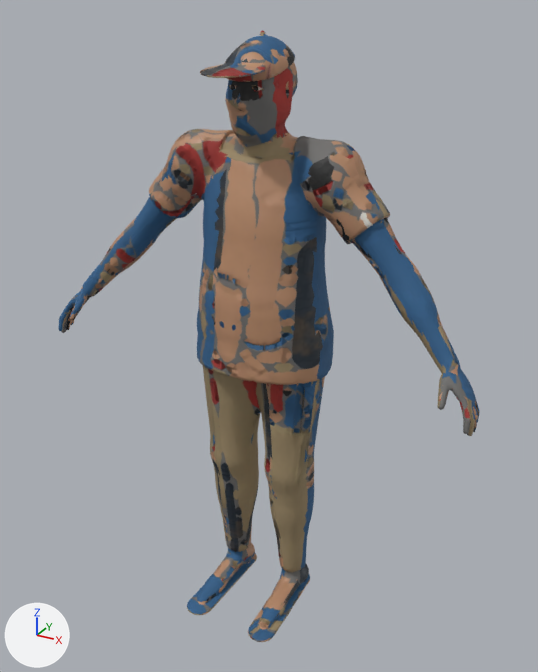
A saved change to the glTF model assets/models/npc/chu_sau.glb.
Camera for both pictures: a 50 mm camera at (0.956, -1.701, 1.732) aimed at (0.024, -0.006, 0.885). Lighting does not change. The marker at lower left points along +X, +Y and +Z. The picture after the commit comes second. Vertices at exactly the same position are counted once.

In view in the first picture: 'Body' and 1 more.
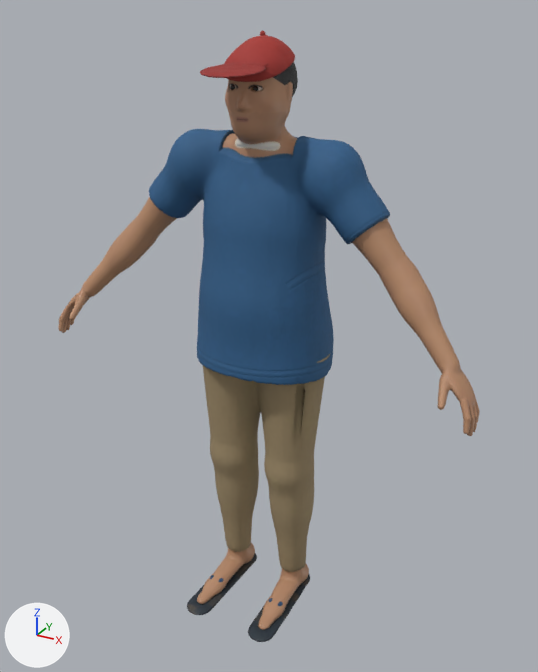
Boxes [x1, y1, x2, y2] around the edits, measured in the pictures (538 x 672 px; the box of a moved part takes in the faces that stretch with it):
part 1 of me_chu_sau_body, moved or reshaped
    before: [62, 63, 470, 583]
    after: [59, 48, 474, 610]
part 2 of me_chu_sau_body, surface changed
    both: [59, 31, 480, 642]

Patch to the scene script:
```diff
--- a/assets/models/npc/chu_sau.glb.py
+++ b/assets/models/npc/chu_sau.glb.py
@@ me_chu_sau_body @@
 me_chu_sau_body.from_pydata(...)  # 8494 vertices, 17000 faces; spans x -0.65..0.65, y -0.25..0.17, z 0.0..1.68
 # used by ob_body; location = (0.0, 0.0, 0.0)
+# me_chu_sau_body part 1: 144 vertices moved within x -0.64..0.63, y -0.15..0.11, z 0.01..1.61; 406 vertices removed from x -0.64..0.48, y -0.23..0.14, z 0.0..1.61; 406 vertices added at x -0.64..0.64, y -0.24..0.14, z 0.0..1.65
+# me_chu_sau_body part 2: 14066 kept faces spanning x -0.65..0.65, y -0.25..0.17, z 0.0..1.68 get new texture (UV) coordinates
 me_chu_sau_body.materials.append(mat_chu_sau_mat)
```
